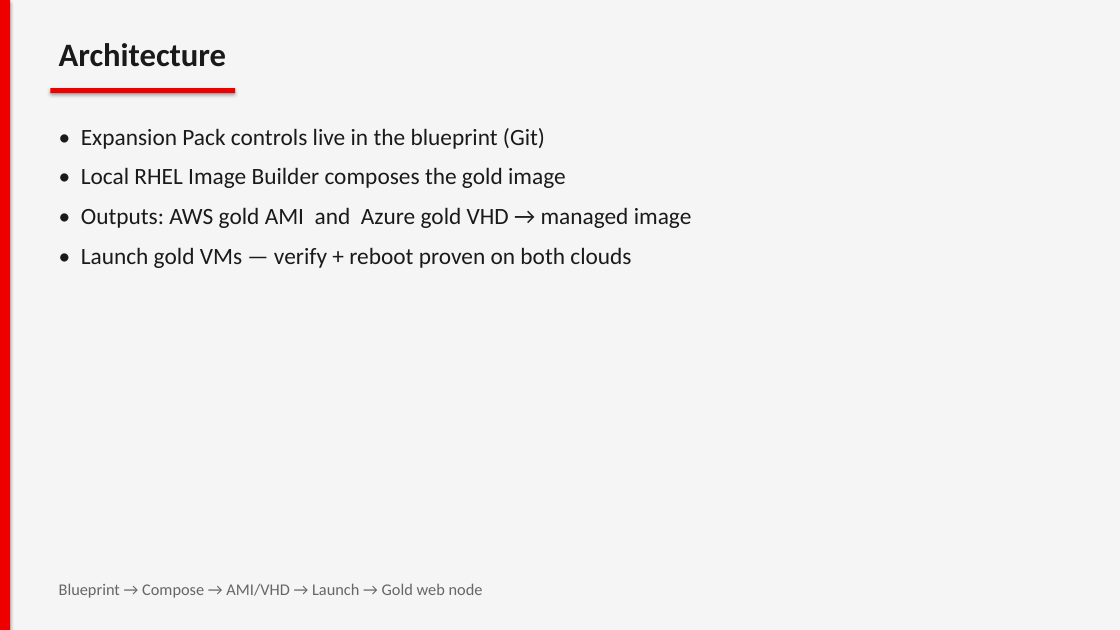
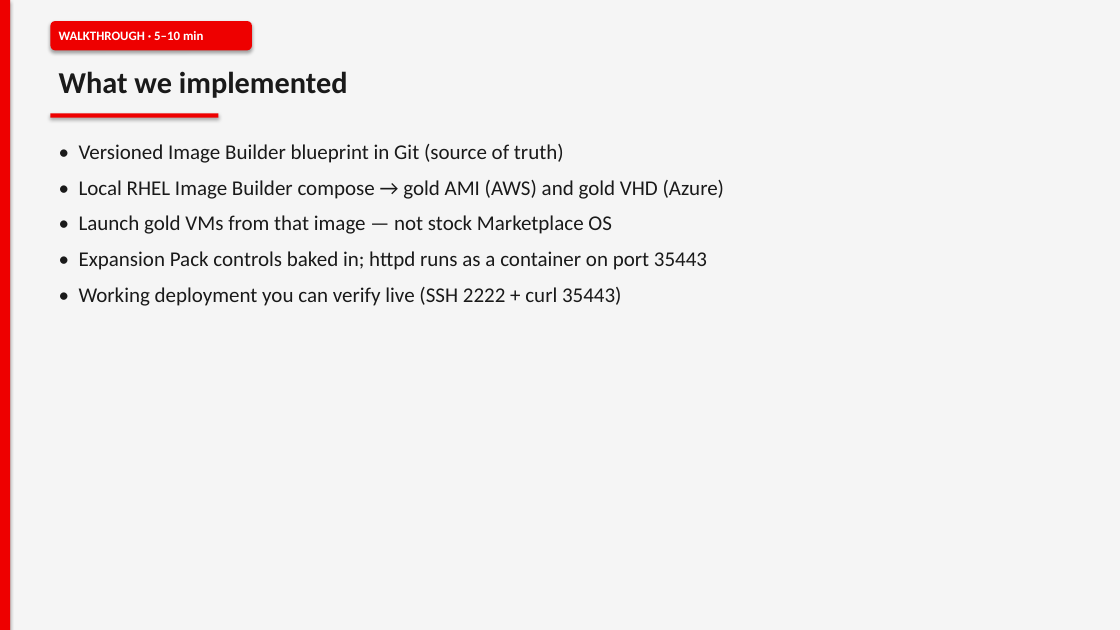
Before and after one commit to ydandge-oss/fedora-lane-core-pack-faster, a slide deck: slide 5 of docs/Fedora-Lane-Expansion-Pack-Technical-Solution.pptx. Drawn at 1120x630 pixels with LibreOffice and Linux fonts; fonts in the diff are those of the drawing. Boxes give left, top, right and bottom in pixels: in the first picture for what was removed or moved away, otherwise in the second. Text is boxed around its words. In the diff, an @@ line names an element or a change of style, - is before the commit and + after.

```diff
--- a/docs/Fedora-Lane-Expansion-Pack-Technical-Solution.pptx
+++ b/docs/Fedora-Lane-Expansion-Pack-Technical-Solution.pptx
@@ rounded rectangle added at [50, 21, 252, 50], fill #EE0000 @@
@@ text removed at [59, 43, 226, 67] @@
-Architecture
@@ text added at [59, 31, 203, 40], 11 pt, text #FFFFFF, bold @@
+WALKTHROUGH · 5–10 min
@@ text added at [59, 71, 348, 98], 26 pt, text #1A1A1A, bold @@
+What we implemented
@@ rectangle: place and size @@
-rectangle at [50, 88, 235, 93]
+rectangle at [50, 113, 218, 118]
@@ text at [79, 144, 725, 306]: text changed; size 20 to 18 pt @@
-• Expansion Pack controls live in the blueprint (Git)
-• Local RHEL Image Builder composes the gold image
-• Outputs: AWS gold AMI and Azure gold VHD → managed image
-• Launch gold VMs — verify + reboot proven on both clouds
+• Versioned Image Builder blueprint in Git (source of truth)
+• Local RHEL Image Builder compose → gold AMI (AWS) and gold VHD (Azure)
+• Launch gold VMs from that image — not stock Marketplace OS
+• Expansion Pack controls baked in; httpd runs as a container on port 35443
+• Working deployment you can verify live (SSH 2222 + curl 35443)
@@ text removed at [59, 583, 483, 598] @@
-Blueprint → Compose → AMI/VHD → Launch → Gold web node
```
Also in this commit, not shown: 7 other slides changed, 5 slides added, 5 slides removed, 3 other files.
